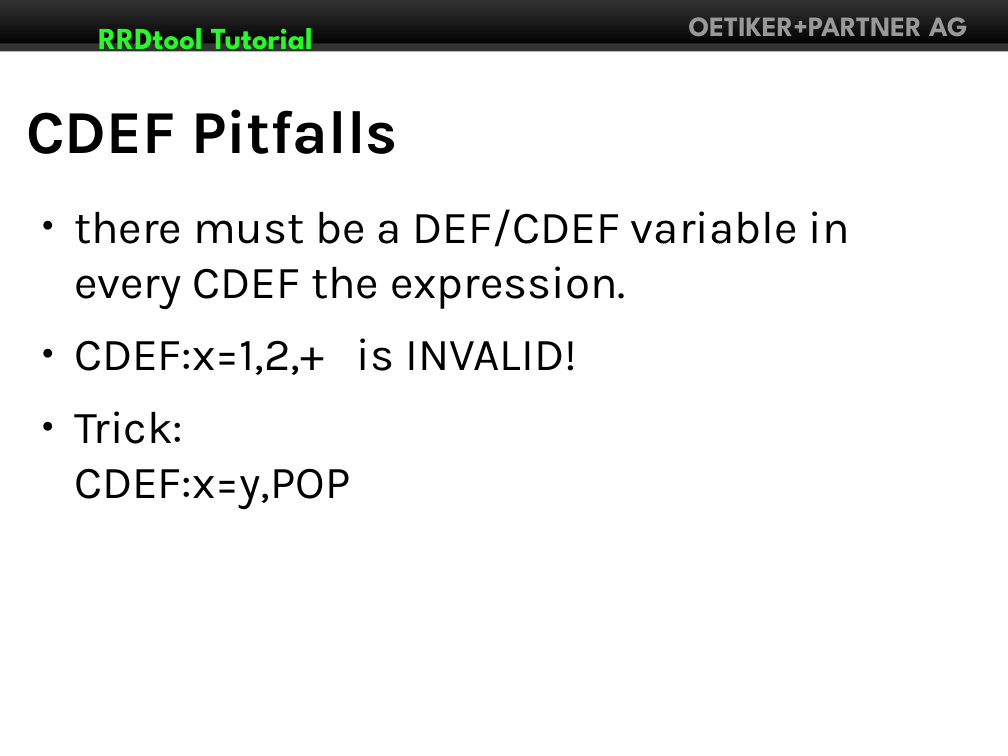
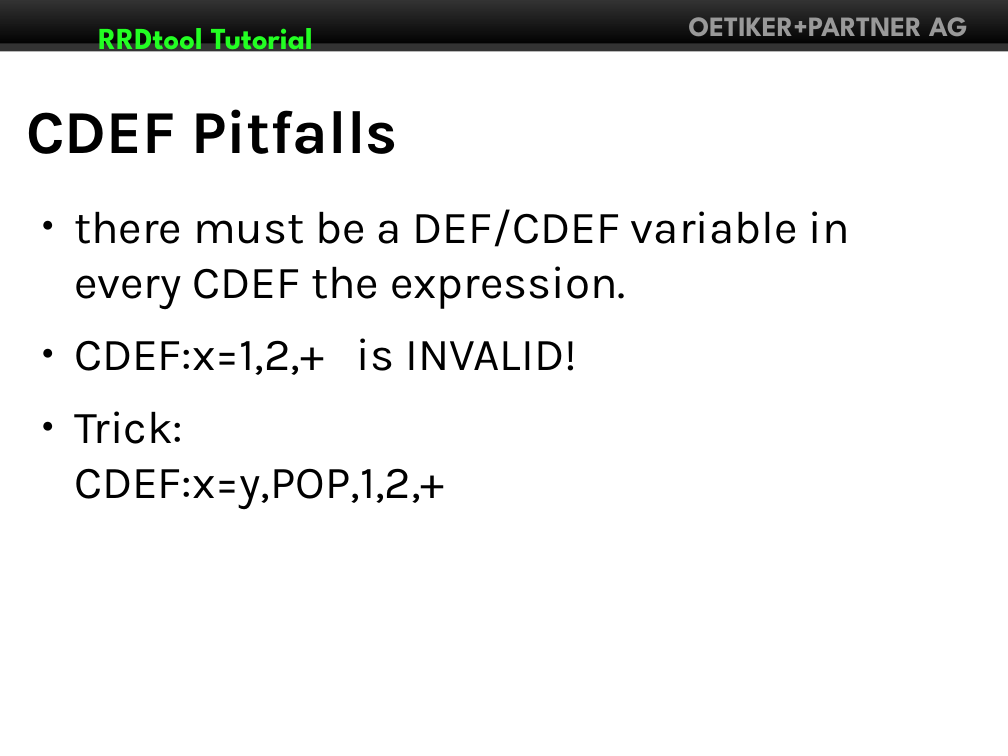
Before and after one commit to Distrotech/rrdtool, a slide deck: slide 28 of tutorial/linuxforum2007/rrdtutorial.odp (slide 27 before the commit). Drawn at 1008x756 pixels with LibreOffice and Linux fonts; fonts in the diff are those of the drawing. Boxes give left, top, right and bottom in pixels: in the first picture for what was removed or moved away, otherwise in the second. Text is boxed around its words. In the diff, an @@ line names an element or a change of style, - is before the commit and + after.

```diff
--- a/tutorial/linuxforum2007/rrdtutorial.odp
+++ b/tutorial/linuxforum2007/rrdtutorial.odp
@@ text at (x1=74, y1=411, x2=445, y2=509): text changed @@
-● Trick:
-  CDEF:x=y,POP
+● Trick:
+  CDEF:x=y,POP,1,2,+
```
Also in this commit, not shown: 5 other slides changed, 1 slide added.
